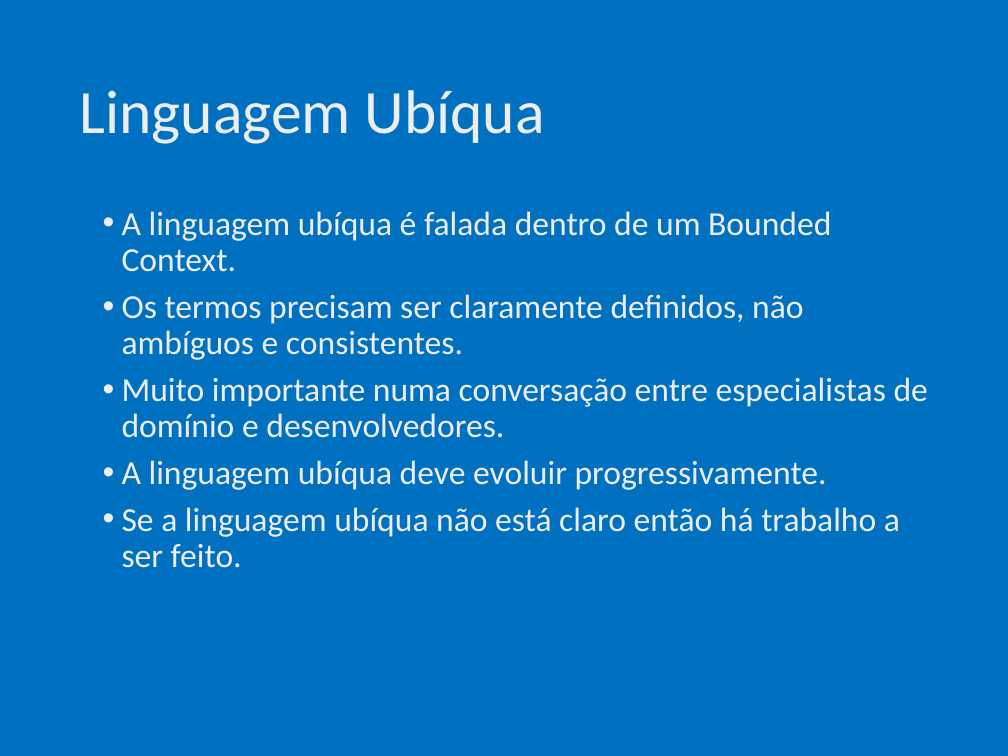
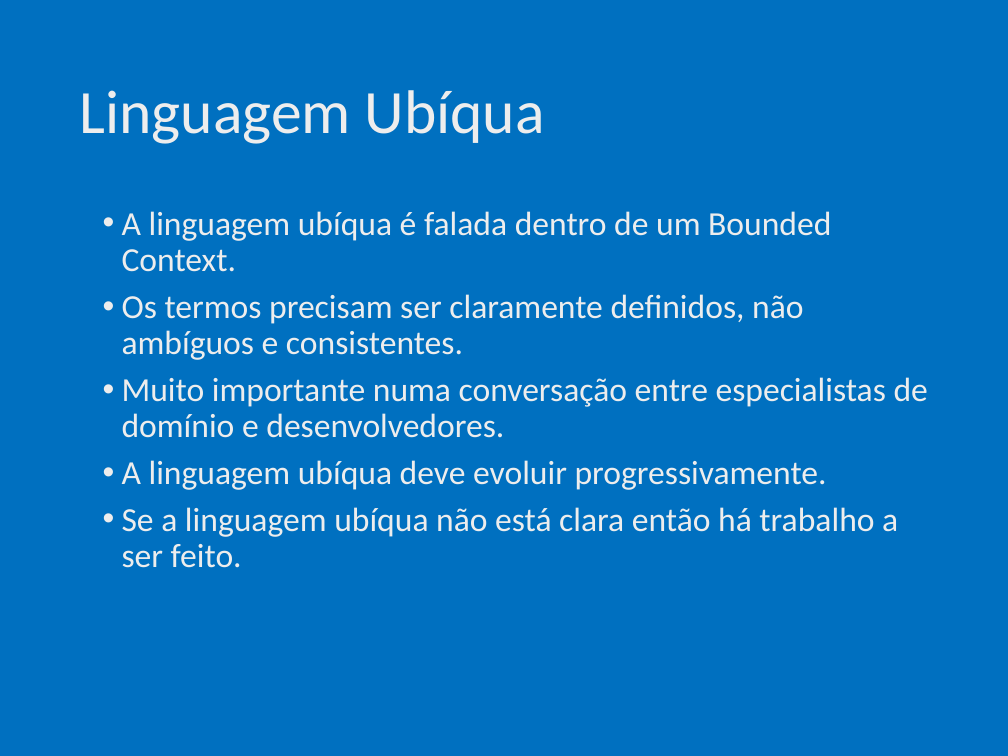
Before and after one commit to ivanpaulovich/event-sourcing-jambo, a slide deck: slide 5 of docs/Introdução ao Domain-Driven-Design (DDD).pptx (slide 3 before the commit). Drawn at 1008x756 pixels with LibreOffice and Linux fonts; fonts in the diff are those of the drawing. Boxes give left, top, right and bottom in pixels: in the first picture for what was removed or moved away, otherwise in the second. Text is boxed around its words. In the diff, an @@ line names an element or a change of style, - is before the commit and + after.

```diff
--- a/docs/Introdução ao Domain-Driven-Design (DDD).pptx
+++ b/docs/Introdução ao Domain-Driven-Design (DDD).pptx
@@ text at <box>122,507,898,568</box>: text changed @@
-• Se a linguagem ubíqua não está claro então há trabalho a ser feito.
+• Se a linguagem ubíqua não está clara então há trabalho a ser feito.
```
Also in this commit, not shown: 12 other slides changed, 3 slides added, 3 slides removed.
